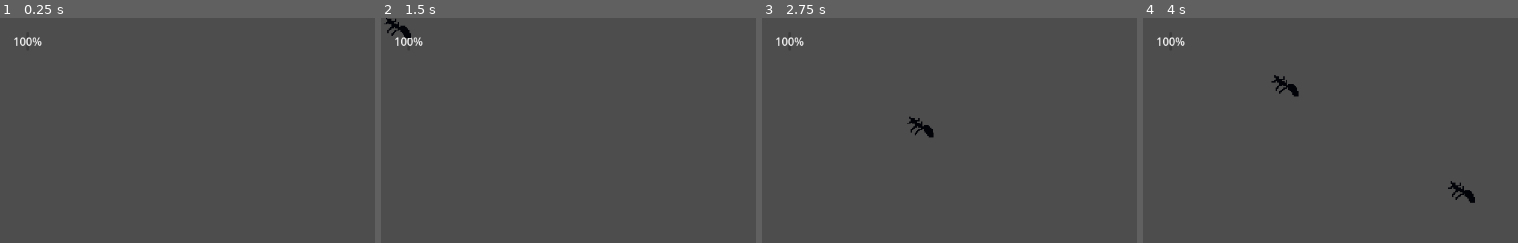
Above: before the commit, frames 1-4 (left to right).
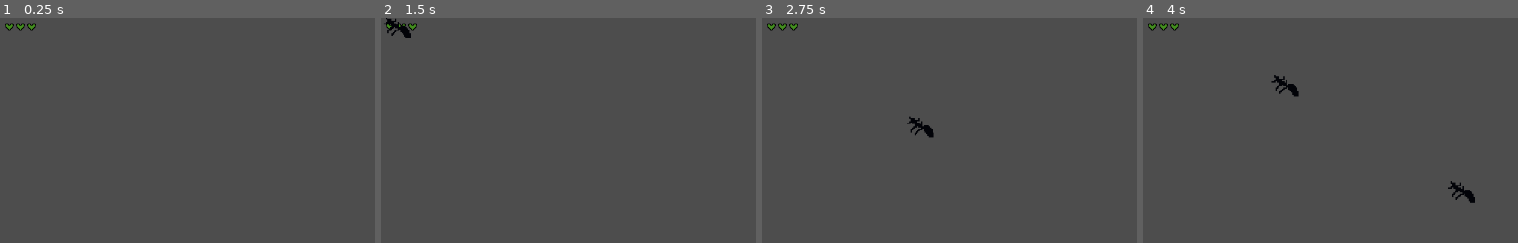
Above: after the commit, the same moments.

Repository: Armand-Alvarez/metamorphosis---jam-77
Game: Godot game, scene res://src/scenes/game.tscn
Same seed, same stepped clock (60 frames per second), same inputs: the game is played once before the commit and once after it.
Inputs (mouse positions are % of the whole screen's width and height, from its top left):
- Up to frame 1 (0.25 s): no input
- Up to frame 2 (1.5 s): tap Enter at 0.5 s; move the mouse to (77, 45) at 0.52 s; press the mouse at (77, 45) at 0.53 s; hold D (move_right) 0.53-1.28 s; move the mouse to (32, 55) at 1.27 s; release the mouse at (32, 55) at 1.28 s; hold S (move_down) from 1.28 s (still down); tap Space (spawn_mob) at 1.35 s
- Up to frame 3 (2.75 s): move the mouse to (64, 28) at 2.02 s; release S (move_down) at 2.03 s; press the mouse at (64, 28) at 2.03 s; hold D (move_right) from 2.03 s (still down)
- Up to frame 4 (4 s): move the mouse to (48, 70) at 2.77 s; release D (move_right) at 2.78 s; release the mouse at (48, 70) at 2.78 s; hold W (move_up) 2.78-3.53 s; tap Space (spawn_mob) at 2.85 s; move the mouse to (85, 65) at 3.52 s; press the mouse at (85, 65) at 3.53 s; hold A (move_left) from 3.53 s (still down)
The pictures show only the part of the screen within x 0-50%, y 0-50%; the shares and areas given below are measured in that part.

The runs differ from the first frame. In frame 1, 0.3% of the frame differs, in the area x 1-12%, y 2-13%; in frame 2, 0.3%; in frame 3, 0.3%; in frame 4, 0.3%.

Commit message:
Add hearts scene and update health change handling in game script

Diff:
--- a/src/scenes/game.tscn
+++ b/src/scenes/game.tscn
@@ -1,25 +1,13 @@
-[gd_scene load_steps=3 format=3 uid="uid://q08ciy1xarpo"]
+[gd_scene load_steps=4 format=3 uid="uid://q08ciy1xarpo"]
 
 [ext_resource type="PackedScene" uid="uid://dmsmhcpgv3ks3" path="res://src/scenes/caterpillar.tscn" id="1_ftrwu"]
 [ext_resource type="Script" path="res://src/scripts/game.gd" id="1_h2th1"]
+[ext_resource type="PackedScene" uid="uid://fvg686gr87b4" path="res://src/scenes/hearts.tscn" id="3_pi3lh"]
 
 [node name="Game" type="Node2D"]
 script = ExtResource("1_h2th1")
 
-[node name="UI" type="Control" parent="."]
-layout_mode = 3
-anchors_preset = 0
-offset_right = 40.0
-offset_bottom = 40.0
-
-[node name="HealthBar" type="ProgressBar" parent="UI"]
-layout_mode = 0
-offset_left = 38.0
-offset_top = 20.0
-offset_right = 42.0
-offset_bottom = 47.0
-value = 100.0
-fill_mode = 1
-
 [node name="CharacterBody2D" parent="." instance=ExtResource("1_ftrwu")]
 position = Vector2(533, 376)
+
+[node name="Hearts" parent="." instance=ExtResource("3_pi3lh")]
--- a/src/scripts/game.gd
+++ b/src/scripts/game.gd
@@ -11,7 +11,7 @@
 	set_up_signal_bus_connections()
 
 
-func _process(delta: float) -> void:
+func _process(_delta: float) -> void:
 	handle_input()
 
 
@@ -19,9 +19,10 @@
 	SignalBus.health_changed.connect(_on_health_changed)
 
 
-func _on_health_changed(amount: int) -> void:
-	print("health has chagned by ", amount)
-	$UI/HealthBar.value += amount
+func _on_health_changed(health: int) -> void:
+	for heart in $Hearts.get_children():
+		pass
+
 
 
 func handle_input() -> void:
